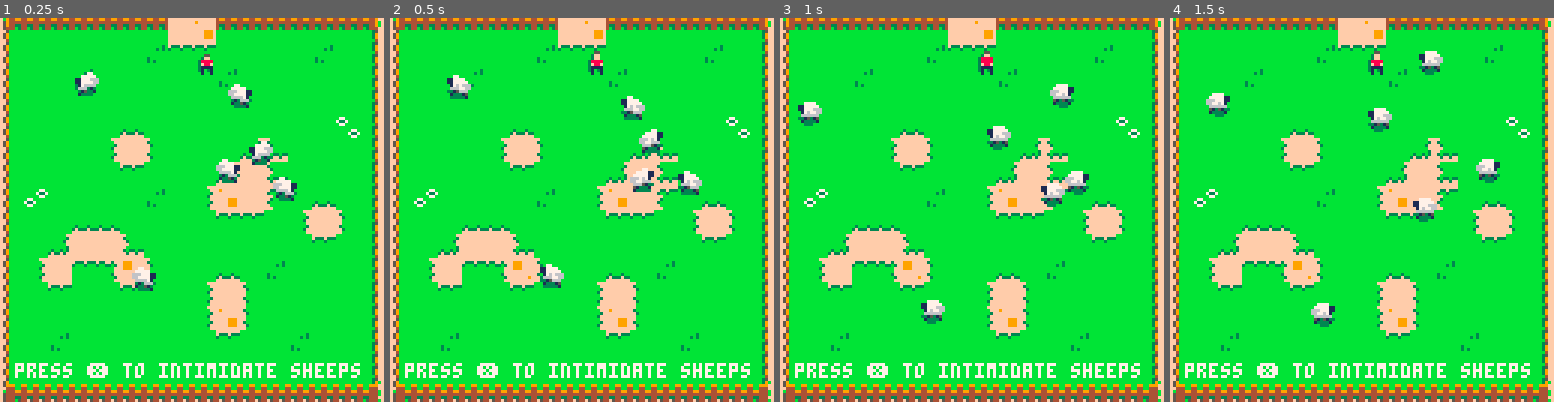
Above: before the commit, frames 1-4 (left to right).
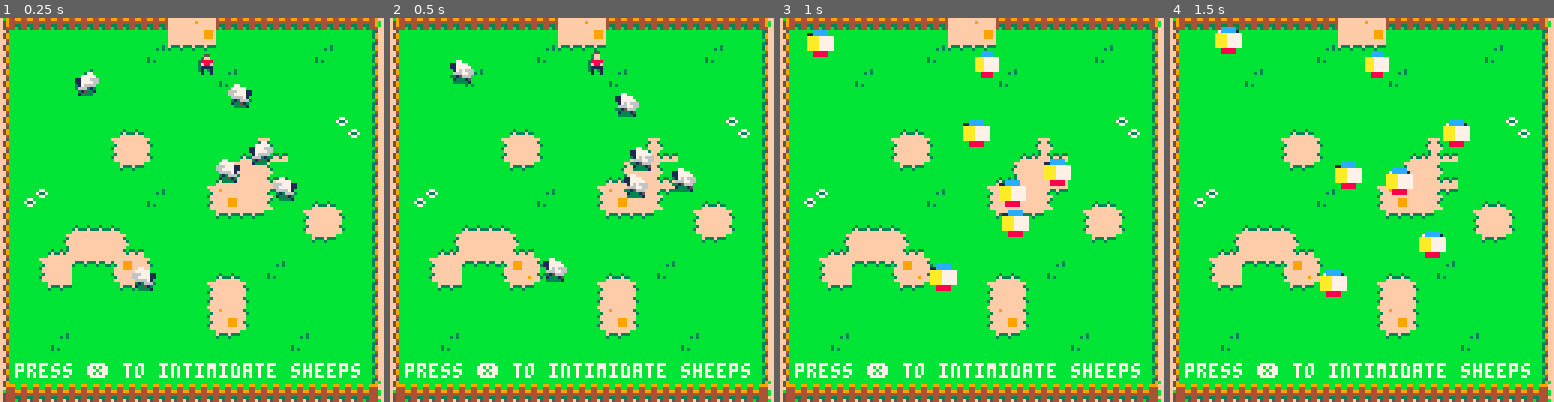
Above: after the commit, the same moments.

Repository: derpycoder/bull-sheep
Game: PICO-8 cartridge bull_sheep.p8
The game is run twice, just before and just after one commit, with the same random seed, the same clock (stepped at 60 frames per second) and the same inputs.
Inputs:
- Up to frame 1 (0.25 s): no input
- Up to frame 2 (0.5 s): tap X (X key) at 0.33 s
- Up to frame 3 (1 s): tap O (Z key) at 0.7 s
- Up to frame 4 (1.5 s): tap X (X key) at 1.07 s

Frame 1 is identical in both runs. In frame 2, 2.4% of the frame differs, in the area x 14-82%, y 10-71%; in frame 3, 4.5%; in frame 4, 4.5%, in the area x 9-86%, y 2-81%.

Commit message:
Added Collision Detection

Diff:
--- a/bull_sheep.p8
+++ b/bull_sheep.p8
@@ -4,13 +4,15 @@
 
 local last_updated
 local sample_rate
-local game_objects
+local game_objs
+local debug
 
 function _init()
  last_updated = 0
  sample_rate = 0.05
-
- game_objects = {}
+ debug = false
+
+ game_objs = {}
 
  make_shepherd(64, 10)
 
@@ -23,13 +25,17 @@
 end
 
 function _update()
- local game_object
-
- for game_object in all(game_objects) do
-  game_object:update()
+ local game_obj
+
+ for game_obj in all(game_objs) do
+  game_obj:update()
  end
 
  animate()
+
+ if btnp(4) then
+  debug = not debug
+ end
 end
 
 function _draw()
@@ -38,10 +44,14 @@
 
  print('press ❎ to intimidate sheeps', 5, 115, 7)
 
- local game_object
-
- for game_object in all(game_objects) do
-  game_object:draw()
+ local game_obj
+
+ for game_obj in all(game_objs) do
+  game_obj:draw()
+
+  if debug then
+   game_obj:debug()
+  end
  end
 end
 
@@ -51,17 +61,16 @@
  if curr_time - last_updated > sample_rate then
   last_updated = curr_time
 
-  for game_object in all(game_objects) do
-   game_object:animate()
+  for game_obj in all(game_objs) do
+   game_obj:animate()
   end
  end
 end
 
 function make_sheep(x, y)
- local sheep = make_game_object("sheep", x, y, {
+ local sheep = make_game_obj("sheep", x, y, {
   width = 8,
   height = 8,
-  offset = {0, 0},
   velocity = {rnd(4) - 2, rnd(2) - 1},
   sprite = 1,
   idle = {1, 7},
@@ -80,8 +89,6 @@
    spr(self.sprite,
        self.x, self.y, 1, 1,
        self.velocity[1] > 0)
-
-   -- self:debug()
   end,
   animate = function(self)
    self.sprite += 1
@@ -108,9 +115,9 @@
   compare_hit_boxes = function(self)
    local target
 
-   for target in all(game_objects) do
+   for target in all(game_objs) do
     if target.name == "sheep" and self != target then
-     if self:overlap(target) then
+     if self:collision(target) then
       target:intimidate()
      end
     end
@@ -118,14 +125,13 @@
   end
  })
 
- add(game_objects, sheep)
+ add(game_objs, sheep)
 end
 
 function make_shepherd(x, y)
- local shepherd = make_game_object("shepherd", x, y, {
-  width = 6,
-  height = 7,
-  offset = {1, 0},
+ local shepherd = make_game_obj("shepherd", x, y, {
+  width = 7,
+  height = 8,
   velocity = {1, 1},
   sprite = 16,
   idle = {16, 20},
@@ -200,8 +206,6 @@
   end,
   draw = function(self)
    spr(self.sprite, self.x, self.y)
-
-   -- self:debug()
   end,
   animate = function(self)
    self.sprite += 1
@@ -219,18 +223,20 @@
   compare_hit_boxes = function(self)
    local target
 
-   for target in all(game_objects) do
-    if target.name == "sheep" and self:overlap(target) then
-     target:intimidate()
+   for target in all(game_objs) do
+    if target.name == "sheep" then
+     if self:collision(target) then
+      target:intimidate()
+     end
     end
    end
   end
  })
 
- add(game_objects, shepherd)
-end
-
-function make_game_object(name, x, y, props)
+ add(game_objs, shepherd)
+end
+
+function make_game_obj(name, x, y, props)
  local game_obj = {
   name = name,
   x = x,
@@ -238,31 +244,71 @@
   label = "",
   draw =function() end,
   debug = function(self)
-   rect(self.x + self.offset[1],
-        self.y + self.offset[2],
-        self.x + self.width,
-        self.y + self.height,
-        12)
-
-   print(self.label, self.x + 8, self.y, 10)
+   local x, y, h, w = self.x, self.y, self.height, self.width
+
+   -- Hitbox
+   -- rect(x, y, x + w, y + h, 12)
+
+   -- Colliders
+   rectfill(x + 2, y + h / 2, x + w - 2, y + h, 8)
+   rectfill(x + 2, y, x + w - 2, y + h / 2, 12)
+   rectfill(x, y + 2, x + w / 2, y + h - 2, 10)
+   rectfill(x + w / 2, y + 2, x + w, y + h - 2, 7)
+
+   print(self.label, x + 8, y, 10)
   end,
   update = function() end,
   animate = function() end,
   overlap = function(self, target)
-   local left1 = self.x
-   local top1 = self.y
-   local right1 = self.x + self.width
-   local bottom1 = self.y + self.height
-
-   local left2 = target.x
-   local top2 = target.y
-   local right2 = target.x + target.width
-   local bottom2 = target.y + target.height
-
-   return right1 > left2 and right2 > left1 and
-          bottom1 > top2 and bottom2 > top1
+   return bounding_boxes_overlapping(self, target)
   end,
   collision = function(self, target)
+   local x, y, h, w = self.x, self.y, self.height, self.width
+
+   local top_hitbox = {
+    x = x + 2,
+    y = y,
+    width = w - 4,
+    height = h / 2
+   }
+   local bottom_hitbox = {
+    x = x + 2,
+    y = y + h / 2,
+    width = w - 4,
+    height = h / 2
+   }
+   local left_hitbox = {
+    x = x,
+    y = y + 2,
+    width = w / 2,
+    height = h - 4
+   }
+   local right_hitbox = {
+    x = x + w / 2,
+    y = y + 2,
+    width = w / 2,
+    height = h - 4
+   }
+
+   if bounding_boxes_overlapping(bottom_hitbox, target) then
+    self.y = target.y - h
+    return true
+   end
+
+   if bounding_boxes_overlapping(top_hitbox, target) then
+    self.y = target.y + h
+    return true
+   end
+
+   if bounding_boxes_overlapping(left_hitbox, target) then
+    self.x = target.x + w
+    return true
+   end
+
+   if bounding_boxes_overlapping(right_hitbox, target) then
+    self.x = target.x - w
+    return true
+   end
   end
  }
 
@@ -273,6 +319,21 @@
  end
 
  return game_obj
+end
+
+function bounding_boxes_overlapping(rect_a, rect_b)
+ local left1, top1, right1, bottom1 =
+  rect_a.x, rect_a.y,
+  rect_a.x + rect_a.width,
+  rect_a.y + rect_a.height
+
+ local left2, top2, right2, bottom2 =
+  rect_b.x, rect_b.y,
+  rect_b.x + rect_b.width,
+  rect_b.y + rect_b.height
+
+ return right1 > left2 and right2 > left1 and
+  bottom1 > top2 and bottom2 > top1
 end
 
 __gfx__
